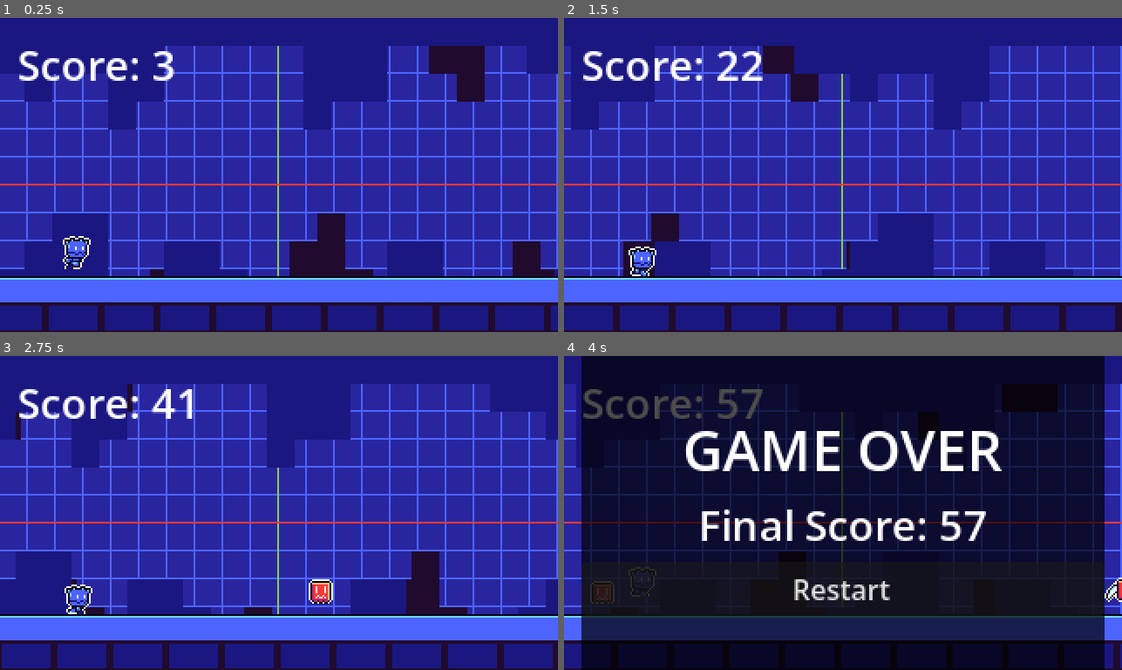
Above: before the commit, frames 1-4 (two rows, left to right).
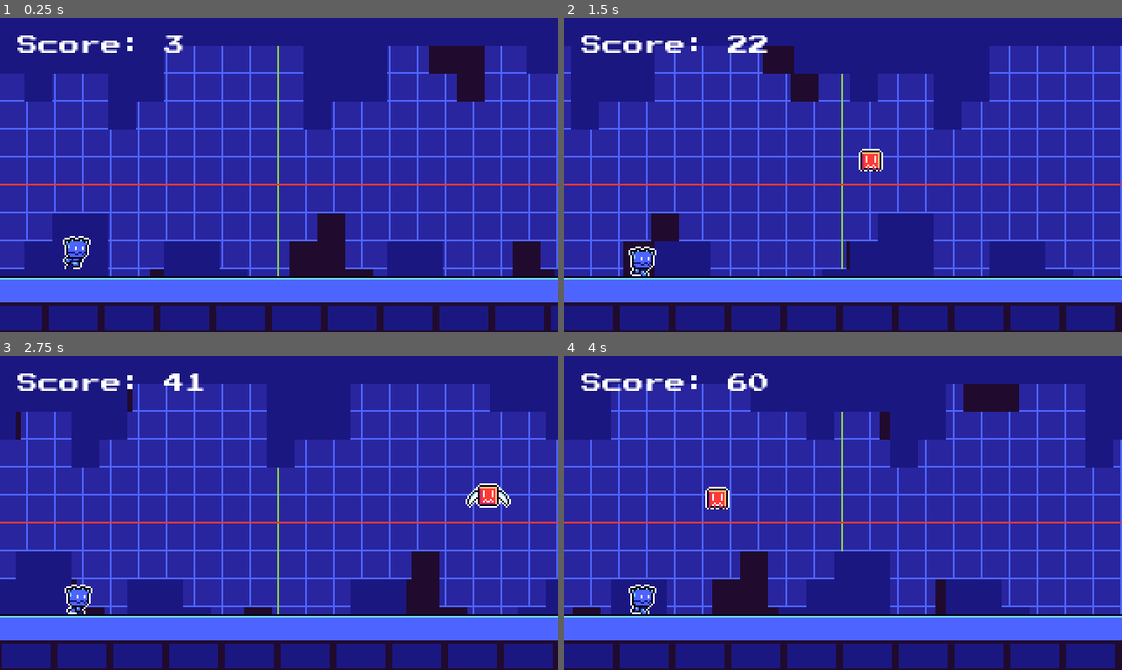
Above: after the commit, the same moments.

Repository: tranvlnh/ancestral-legacy
Game: Godot game, scene res://scenes/main.tscn
Same seed, same stepped clock (60 frames per second), same inputs: the game is played once before the commit and once after it.
Inputs:
- Up to frame 1 (0.25 s): no input
- Up to frame 2 (1.5 s): tap Enter (ui_accept) at 0.5, 0.77 s
- Up to frame 3 (2.75 s): tap Enter (ui_accept) at 1.52 s
- Up to frame 4 (4 s): tap Enter (ui_accept) at 3.02, 3.77 s

The runs differ from the first frame. In frame 1, 1.7% of the frame differs, in the area x 3-33%, y 5-20%; in frame 2, 2.3%; in frame 3, 2.7%; in frame 4, 92%, in the area x 0-100%, y 0-100%.

Commit message:
Add collectible coffee and dynamic obstacle spawning
Add thorn and enemy obstacle variants
Rename obstacle to enemy and update references
Update UI font and layout
Add physics-based spawn distance calculation

Diff:
--- /dev/null
+++ b/entities/collectible/coffee.gd
@@ -0,0 +1,13 @@
+extends Area2D
+
+signal collected(points: int)
+
+const POINTS: int = 50
+
+func _ready() -> void:
+	body_entered.connect(_on_body_entered)
+
+func _on_body_entered(body: Node2D) -> void:
+	if body.name == "Player":
+		collected.emit(POINTS)
+		queue_free()
--- /dev/null
+++ b/entities/collectible/coffee.tscn
@@ -0,0 +1,61 @@
+[gd_scene format=3 uid="uid://ixtyxcxupooy"]
+
+[ext_resource type="Script" uid="uid://smte68ya7my6" path="res://entities/collectible/coffee.gd" id="1_h5c1h"]
+[ext_resource type="Texture2D" uid="uid://5ejkua2tuowe" path="res://assets/coffee.png" id="2_voiee"]
+
+[sub_resource type="AtlasTexture" id="AtlasTexture_nv0wu"]
+atlas = ExtResource("2_voiee")
+region = Rect2(0, 0, 17, 18)
+
+[sub_resource type="AtlasTexture" id="AtlasTexture_5co43"]
+atlas = ExtResource("2_voiee")
+region = Rect2(17, 0, 17, 18)
+
+[sub_resource type="AtlasTexture" id="AtlasTexture_by67k"]
+atlas = ExtResource("2_voiee")
+region = Rect2(34, 0, 17, 18)
+
+[sub_resource type="AtlasTexture" id="AtlasTexture_lacc0"]
+atlas = ExtResource("2_voiee")
+region = Rect2(51, 0, 17, 18)
+
+[sub_resource type="AtlasTexture" id="AtlasTexture_w8y16"]
+atlas = ExtResource("2_voiee")
+region = Rect2(68, 0, 17, 18)
+
+[sub_resource type="SpriteFrames" id="SpriteFrames_ybwp8"]
+animations = [{
+"frames": [{
+"duration": 1.0,
+"texture": SubResource("AtlasTexture_nv0wu")
+}, {
+"duration": 1.0,
+"texture": SubResource("AtlasTexture_5co43")
+}, {
+"duration": 1.0,
+"texture": SubResource("AtlasTexture_by67k")
+}, {
+"duration": 1.0,
+"texture": SubResource("AtlasTexture_lacc0")
+}, {
+"duration": 1.0,
+"texture": SubResource("AtlasTexture_w8y16")
+}],
+"loop": true,
+"name": &"default",
+"speed": 9.0
+}]
+
+[sub_resource type="RectangleShape2D" id="RectangleShape2D_a0uk1"]
+size = Vector2(15, 15)
+
+[node name="Coffee" type="Area2D" unique_id=1557659178]
+script = ExtResource("1_h5c1h")
+
+[node name="Animated" type="AnimatedSprite2D" parent="." unique_id=1593424627]
+sprite_frames = SubResource("SpriteFrames_ybwp8")
+autoplay = "default"
+frame_progress = 0.14585155
+
+[node name="CollisionShape2D" type="CollisionShape2D" parent="." unique_id=1771718191]
+shape = SubResource("RectangleShape2D_a0uk1")
--- a/entities/obstacle/obstacle.tscn
+++ b/entities/obstacle/enemy.tscn
@@ -1,7 +1,19 @@
-[gd_scene format=3 uid="uid://bu8onl1rmllnb"]
+[gd_scene format=3 uid="uid://blswonje7cffu"]
 
-[ext_resource type="Script" path="res://entities/obstacle/obstacle.gd" id="1_script"]
 [ext_resource type="Texture2D" uid="uid://b87yoijok3fnc" path="res://assets/enemies.png" id="1_a0uk1"]
+
+[sub_resource type="GDScript" id="GDScript_a0uk1"]
+script/source = "extends Area2D
+
+signal player_hit
+
+func _ready() -> void:
+	body_entered.connect(_on_body_entered)
+
+func _on_body_entered(body: Node2D) -> void:
+	if body.name == \"Player\":
+		player_hit.emit()
+"
 
 [sub_resource type="AtlasTexture" id="AtlasTexture_j1v6i"]
 atlas = ExtResource("1_a0uk1")
@@ -50,7 +62,7 @@
 size = Vector2(26, 15)
 
 [node name="Obstacle" type="Area2D" unique_id=1557659178]
-script = ExtResource("1_script")
+script = SubResource("GDScript_a0uk1")
 
 [node name="Animated" type="AnimatedSprite2D" parent="." unique_id=1593424627]
 sprite_frames = SubResource("SpriteFrames_ybwp8")
--- /dev/null
+++ b/entities/obstacle/thorn.gd
@@ -0,0 +1,10 @@
+extends Area2D
+
+signal player_hit
+
+func _ready() -> void:
+	body_entered.connect(_on_body_entered)
+
+func _on_body_entered(body: Node2D) -> void:
+	if body.name == "Player":
+		player_hit.emit()
--- /dev/null
+++ b/entities/obstacle/thorn.tscn
@@ -0,0 +1,38 @@
+[gd_scene format=3 uid="uid://dmoirk1q1g4d4"]
+
+[ext_resource type="Script" path="res://entities/obstacle/thorn.gd" id="1_lfk03"]
+[ext_resource type="Texture2D" uid="uid://cmxmegmo8pn8r" path="res://assets/thorn.png" id="2_lfk03"]
+
+[sub_resource type="AtlasTexture" id="AtlasTexture_a5cqn"]
+atlas = ExtResource("2_lfk03")
+region = Rect2(0, 12, 8, 4)
+
+[sub_resource type="AtlasTexture" id="AtlasTexture_v4tq0"]
+atlas = ExtResource("2_lfk03")
+region = Rect2(8, 12, 8, 4)
+
+[sub_resource type="SpriteFrames" id="SpriteFrames_ybwp8"]
+animations = [{
+"frames": [{
+"duration": 1.0,
+"texture": SubResource("AtlasTexture_a5cqn")
+}, {
+"duration": 1.0,
+"texture": SubResource("AtlasTexture_v4tq0")
+}],
+"loop": true,
+"name": &"default",
+"speed": 5.0
+}]
+
+[node name="Thorn" type="Area2D" unique_id=1557659178]
+script = ExtResource("1_lfk03")
+
+[node name="Animated" type="AnimatedSprite2D" parent="." unique_id=1593424627]
+scale = Vector2(3, 3)
+sprite_frames = SubResource("SpriteFrames_ybwp8")
+autoplay = "default"
+frame_progress = 0.44901794
+
+[node name="CollisionPolygon2D" type="CollisionPolygon2D" parent="." unique_id=189697914]
+polygon = PackedVector2Array(-3, -6, 3, -6, 12, 3, 12, 6, -12, 6, -12, 3)
--- a/scenes/main.gd
+++ b/scenes/main.gd
@@ -1,21 +1,42 @@
 extends Node2D
 
-const OBSTACLE_SCENE: PackedScene = preload("res://entities/obstacle/obstacle.tscn")
+const THORN_SCENE: PackedScene = preload("res://entities/obstacle/thorn.tscn")
+const ENEMY_SCENE: PackedScene = preload("res://entities/obstacle/enemy.tscn")
+const COFFEE_SCENE: PackedScene = preload("res://entities/collectible/coffee.tscn")
+
+# Game speed constants
 const BASE_SPEED: float = 150.0
 const SPEED_SCALE_RATE: float = 0.8
 const MAX_SPEED: float = 400.0
-const SPAWN_DISTANCE_MIN: float = 200.0
-const SPAWN_DISTANCE_MAX: float = 350.0
+
+# Physics constants from PlayerStats
+const JUMP_VELOCITY: float = 380.0
+const GRAVITY: float = 980.0
+
+# Calculated from physics: time = 2 * (jump_velocity / gravity)
+const JUMP_DURATION: float = 0.776  # seconds in air
+
+# Spawn algorithm constants
+const MIN_SAFETY_FACTOR: float = 1.8  # Khoảng cách tối thiểu = 1.8x quãng nhảy
+const MAX_SAFETY_FACTOR: float = 2.5  # Khoảng cách tối đa = 2.5x quãng nhảy
+const DIFFICULTY_CURVE: float = 0.0015  # Tốc độ giảm độ khó
+
 const SPAWN_BUFFER_X: float = 80.0
 const CLEANUP_BUFFER_X: float = 80.0
-const OBSTACLE_Y: float = 134.0
+const THORN_Y: float = 144.0
+const ENEMY_Y: float = 80.0
+const COFFEE_Y: float = 110.0
+const COFFEE_SPAWN_CHANCE: float = 0.3  # 30% cơ hội spawn coffee
 
 var screen_size: Vector2
 var distance_travelled: float = 0.0
-var next_obstacle_spawn_distance: float = SPAWN_DISTANCE_MIN
+var next_obstacle_spawn_distance: float = 0.0
+var next_coffee_spawn_distance: float = 300.0
 var spawned_obstacles: Array[Node2D] = []
+var spawned_collectibles: Array[Node2D] = []
 var game_over: bool = false
 var score: int = 0
+var current_speed: float = BASE_SPEED
 
 func _ready() -> void:
 	screen_size = get_viewport_rect().size
@@ -26,7 +47,7 @@
 	if game_over:
 		return
 
-	var current_speed := BASE_SPEED + (SPEED_SCALE_RATE * (distance_travelled / 100.0))
+	current_speed = BASE_SPEED + (SPEED_SCALE_RATE * (distance_travelled / 100.0))
 	current_speed = min(current_speed, MAX_SPEED)
 	var movement := current_speed * delta
 
@@ -37,19 +58,44 @@
 	$UI.update_score(score)
 
 	_spawn_obstacles()
+	_spawn_coffee()
 	_cleanup_obstacles()
+	_cleanup_collectibles()
 
 	if $Camera2D.position.x - $Foreground.position.x > screen_size.x:
 		$Foreground.position.x += screen_size.x
 
 func _spawn_obstacles() -> void:
 	while distance_travelled >= next_obstacle_spawn_distance:
-		var obstacle := OBSTACLE_SCENE.instantiate() as Node2D
-		obstacle.position = Vector2($Camera2D.position.x + screen_size.x + SPAWN_BUFFER_X, OBSTACLE_Y)
+		# Tính toán khoảng cách dựa trên tốc độ hiện tại và vật lý
+		var jump_distance := current_speed * JUMP_DURATION
+
+		# Độ khó tăng dần: safety factor giảm từ MAX -> MIN theo distance
+		var progress := 1.0 - exp(-distance_travelled * DIFFICULTY_CURVE)
+		var safety_factor : float = lerp(MAX_SAFETY_FACTOR, MIN_SAFETY_FACTOR, progress)
+
+		# Khoảng cách spawn an toàn
+		var min_gap : float = jump_distance * safety_factor * 0.9
+		var max_gap : float = jump_distance * safety_factor * 1.1
+
+		# Spawn ngẫu nhiên thorn (đất) hoặc enemy (bay)
+		var spawn_enemy := randf() > 0.5
+		var obstacle: Node2D
+		var y_position: float
+
+		if spawn_enemy:
+			obstacle = ENEMY_SCENE.instantiate()
+			y_position = ENEMY_Y
+		else:
+			obstacle = THORN_SCENE.instantiate()
+			y_position = THORN_Y
+
+		obstacle.position = Vector2($Camera2D.position.x + screen_size.x + SPAWN_BUFFER_X, y_position)
 		obstacle.player_hit.connect(_on_obstacle_hit)
 		add_child(obstacle)
 		spawned_obstacles.append(obstacle)
-		var spawn_gap := randf_range(SPAWN_DISTANCE_MIN, SPAWN_DISTANCE_MAX)
+
+		var spawn_gap := randf_range(min_gap, max_gap)
 		next_obstacle_spawn_distance += spawn_gap
 
 func _cleanup_obstacles() -> void:
@@ -59,9 +105,35 @@
 			spawned_obstacles.remove_at(i)
 			obstacle.queue_free()
 
+func _spawn_coffee() -> void:
+	while distance_travelled >= next_coffee_spawn_distance:
+		if randf() < COFFEE_SPAWN_CHANCE:
+			var coffee := COFFEE_SCENE.instantiate() as Node2D
+			coffee.position = Vector2($Camera2D.position.x + screen_size.x + SPAWN_BUFFER_X, COFFEE_Y)
+			coffee.collected.connect(_on_coffee_collected)
+			add_child(coffee)
+			spawned_collectibles.append(coffee)
+
+		# Spawn coffee mỗi 300-500 pixels
+		var coffee_gap := randf_range(300.0, 500.0)
+		next_coffee_spawn_distance += coffee_gap
+
+func _cleanup_collectibles() -> void:
+	for i in range(spawned_collectibles.size() - 1, -1, -1):
+		var collectible := spawned_collectibles[i]
+		if collectible == null or collectible.position.x < $Camera2D.position.x - CLEANUP_BUFFER_X:
+			spawned_collectibles.remove_at(i)
+			if collectible != null:
+				collectible.queue_free()
+
 func _on_obstacle_hit() -> void:
 	$Player.die()
 	$AudioManager.play_hit()
+
+func _on_coffee_collected(points: int) -> void:
+	score += points
+	$UI.update_score(score)
+	# TODO: Thêm sound effect cho coffee nếu có
 
 func _on_player_died() -> void:
 	game_over = true
--- a/scenes/main.tscn
+++ b/scenes/main.tscn
@@ -27,6 +27,6 @@
 [node name="Camera2D" type="Camera2D" parent="." unique_id=134505145]
 anchor_mode = 0
 
-[node name="UI" parent="." instance=ExtResource("5_ui")]
+[node name="UI" parent="." unique_id=1455238912 instance=ExtResource("5_ui")]
 
-[node name="AudioManager" parent="." instance=ExtResource("6_audio")]
+[node name="AudioManager" parent="." unique_id=484868458 instance=ExtResource("6_audio")]
--- a/ui/ui.tscn
+++ b/ui/ui.tscn
@@ -1,22 +1,24 @@
 [gd_scene format=3 uid="uid://c8vwxb2g82j6"]
 
-[ext_resource type="Script" path="res://ui/ui.gd" id="1_ui"]
+[ext_resource type="Script" uid="uid://wi3v37w5gak7" path="res://ui/ui.gd" id="1_ui"]
+[ext_resource type="FontFile" uid="uid://0fk38kmrh4ym" path="res://assets/PressStart2P-Regular.ttf" id="2_ks8t7"]
 
 [sub_resource type="StyleBoxFlat" id="StyleBoxFlat_panel"]
 bg_color = Color(0, 0, 0, 0.7)
 
-[node name="UI" type="CanvasLayer"]
+[node name="UI" type="CanvasLayer" unique_id=1722072847]
 script = ExtResource("1_ui")
 
-[node name="ScoreLabel" type="Label" parent="."]
+[node name="ScoreLabel" type="Label" parent="." unique_id=1170365940]
 offset_left = 10.0
 offset_top = 10.0
-offset_right = 200.0
-offset_bottom = 40.0
-theme_override_font_sizes/font_size = 24
+offset_right = 106.0
+offset_bottom = 22.0
+theme_override_fonts/font = ExtResource("2_ks8t7")
+theme_override_font_sizes/font_size = 12
 text = "Score: 0"
 
-[node name="GameOverPanel" type="Panel" parent="."]
+[node name="GameOverPanel" type="Panel" parent="." unique_id=929565301]
 anchors_preset = 8
 anchor_left = 0.5
 anchor_top = 0.5
@@ -30,7 +32,7 @@
 grow_vertical = 2
 theme_override_styles/panel = SubResource("StyleBoxFlat_panel")
 
-[node name="VBoxContainer" type="VBoxContainer" parent="GameOverPanel"]
+[node name="VBoxContainer" type="VBoxContainer" parent="GameOverPanel" unique_id=762574495]
 layout_mode = 1
 anchors_preset = 15
 anchor_right = 1.0
@@ -39,18 +41,22 @@
 grow_vertical = 2
 alignment = 1
 
-[node name="GameOverLabel" type="Label" parent="GameOverPanel/VBoxContainer"]
+[node name="GameOverLabel" type="Label" parent="GameOverPanel/VBoxContainer" unique_id=621270677]
 layout_mode = 2
-theme_override_font_sizes/font_size = 32
+theme_override_fonts/font = ExtResource("2_ks8t7")
+theme_override_font_sizes/font_size = 16
 text = "GAME OVER"
 horizontal_alignment = 1
 
-[node name="FinalScoreLabel" type="Label" parent="GameOverPanel/VBoxContainer"]
+[node name="FinalScoreLabel" type="Label" parent="GameOverPanel/VBoxContainer" unique_id=1494879128]
 layout_mode = 2
-theme_override_font_sizes/font_size = 24
+theme_override_fonts/font = ExtResource("2_ks8t7")
+theme_override_font_sizes/font_size = 16
 text = "Final Score: 0"
 horizontal_alignment = 1
 
-[node name="RestartButton" type="Button" parent="GameOverPanel/VBoxContainer"]
+[node name="RestartButton" type="Button" parent="GameOverPanel/VBoxContainer" unique_id=1989122327]
 layout_mode = 2
+theme_override_fonts/font = ExtResource("2_ks8t7")
+theme_override_font_sizes/font_size = 16
 text = "Restart"
Not shown, added: entities/collectible/coffee.gd.uid
Renamed: entities/obstacle/obstacle.gd -> entities/obstacle/enemy.gd
Not shown, added: entities/obstacle/enemy.gd.uid
Not shown, removed: entities/obstacle/obstacle.gd.uid
